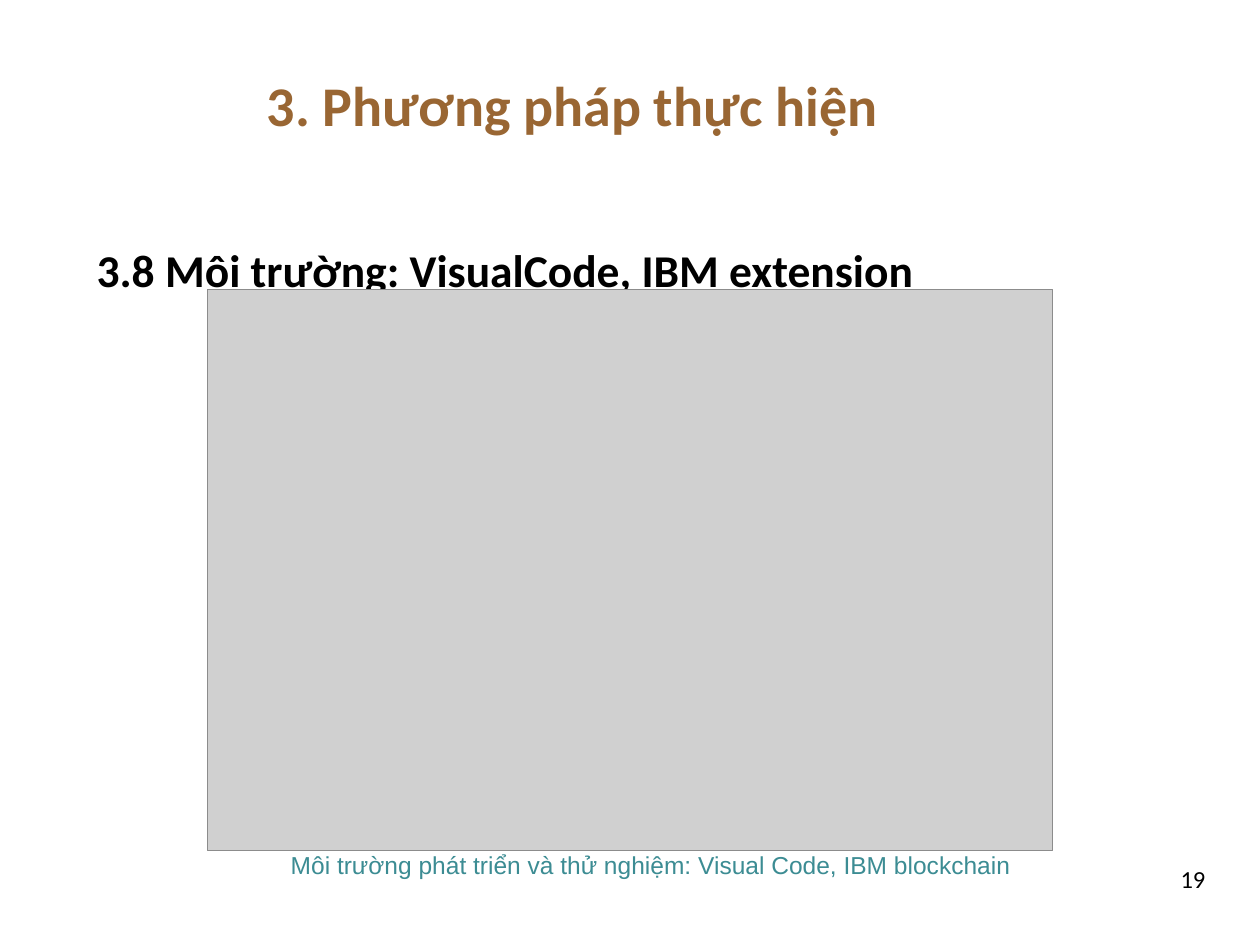
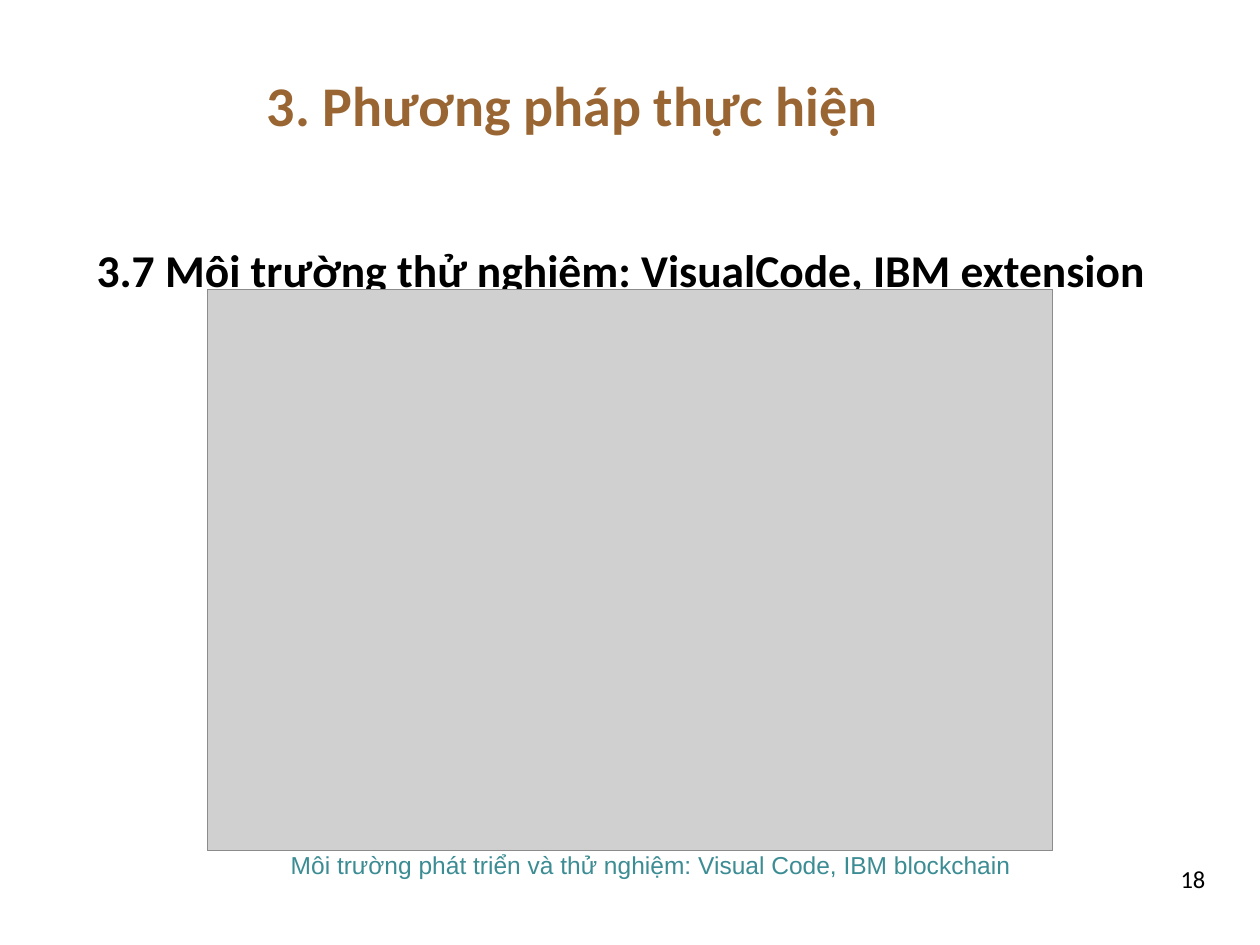
Before and after one commit to dtdungm/blockchain-vbcc, a slide deck: slide 18 of luan_van.pptx (slide 19 before the commit). Drawn at 1260x945 pixels with LibreOffice and Linux fonts; fonts in the diff are those of the drawing; grey boxes stand for pictures; background and template pictures are left out. Boxes give left, top, right and bottom in pixels: in the first picture for what was removed or moved away, otherwise in the second. Text is boxed around its words. In the diff, an @@ line names an element or a change of style, - is before the commit and + after.

```diff
--- a/luan_van.pptx
+++ b/luan_van.pptx
@@ text at (97, 250, 1145, 299): text changed @@
-      3.8 Môi trường: VisualCode, IBM extension
+      3.7 Môi trường thử nghiệm: VisualCode, IBM extension
@@ page number at (1181, 871, 1206, 888): text changed @@
-19
+18
```
Also in this commit, not shown: 6 other slides changed, 2 slides added, 1 slide removed.
